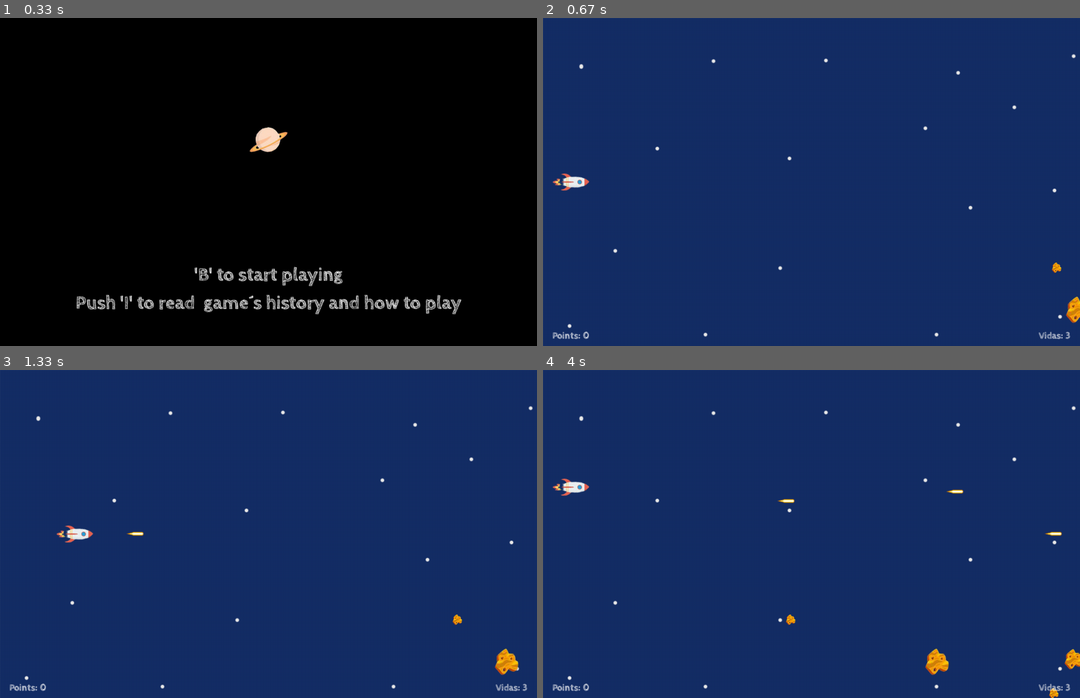
Above: before the commit, frames 1-4 (two rows, left to right).
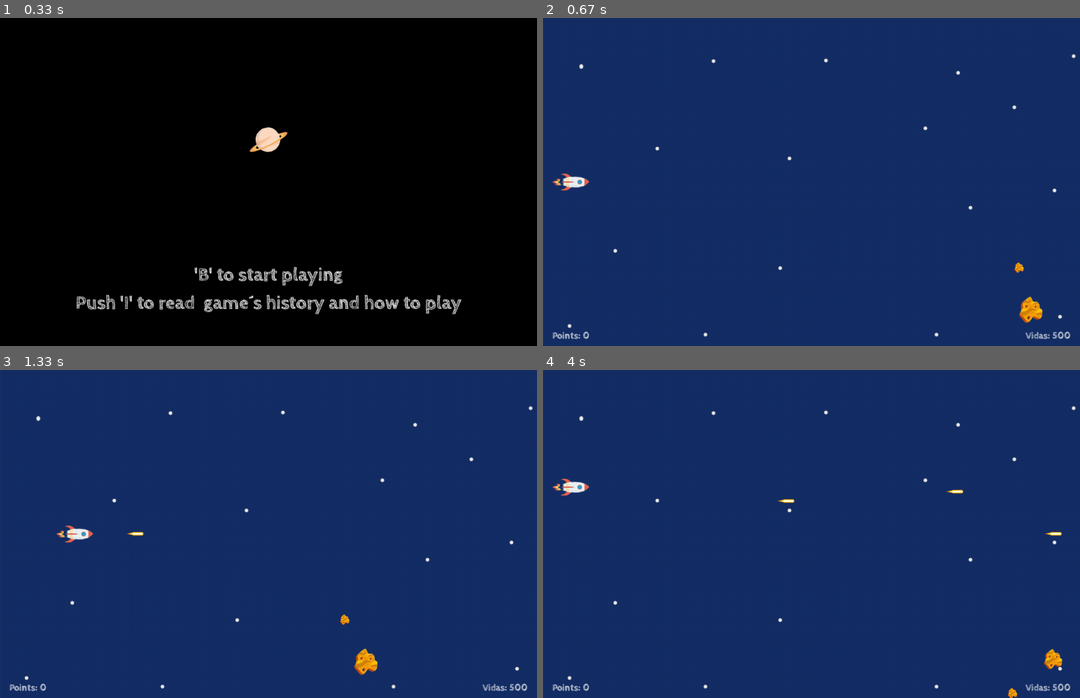
Above: after the commit, the same moments.

Repository: MarkelJM/FinalPygameSpace
Game: pygame game, started from main.py
Two runs of this game, one before a commit and one after it. Both use one fixed random seed, a clock stepped at 60 frames per second and the inputs below.
Inputs:
- Up to frame 1 (0.33 s): no input
- Up to frame 2 (0.67 s): tap B at 0.33 s
- Up to frame 3 (1.33 s): tap Space at 0.67, 1.07 s; hold Right from 1 s (still down)
- Up to frame 4 (4 s): tap Space at 1.37, 1.57, 1.9, 2.2, 2.4, 2.7, 2.97, 3.3, 3.6, 3.73 s; release Right at 1.47 s; hold Up 1.5-1.8 s; hold Right 1.83-2.3 s; hold Left 2.33-2.87 s; hold Down 2.9-3.2 s; hold Left 3.23-3.63 s; hold Up from 3.67 s (still down)

Frame 1 is identical in both runs. In frame 2, 0.6% of the frame differs, in the area x 87-100%, y 74-98%; in frame 3, 0.7%; in frame 4, 0.8%, in the area x 45-100%, y 74-100%.

Commit message:
feat:commit before tutoria 31/08

Diff:
--- a/thequest/__init__.py
+++ b/thequest/__init__.py
@@ -12,7 +12,7 @@
 
 FPS = 30
 
-LIFES = 3
+LIFES = 500
 
 MAIN_TEXT_SIZE = 40
 TEXT_MARGIN = 20
@@ -24,8 +24,8 @@
 
 MAIN_POINTS2 = [[1,2,3],[4,5,7],[8,10,13]]
 MAIN_POINTS = [[1,1,1],[4,4,4],[8,8,8]]
-#SPEED_LIST = [7,13,19]
-SPEED_LIST = [3,3,3]
+SPEED_LIST = [3,7,13]
+#SPEED_LIST = [3,3,3]
 
 ROCK_LIFE_LIST = [4,3,2]
 ROCK_MARGIN_OUT_SCREEN = 500
--- a/thequest/objects.py
+++ b/thequest/objects.py
@@ -2,7 +2,6 @@
 from random import randint
 
 
-
 import pygame as pg
 from pygame.sprite import Sprite
 
@@ -18,14 +17,15 @@
         super().__init__()
 
         self.image = pg.image.load(
-            os.path.join("resources", "images", "plane.png")) #charge image
-
-        self.rect = self.image.get_rect(**kwargs) #get rect V1
-        #self.rect = self.image.get_rect(midleft=(self.x_margin, HEIGHT/2)) #get rect V2
+            os.path.join("resources", "images", "plane.png"))  # charge image
+
+        self.rect = self.image.get_rect(**kwargs)  # get rect V1
+        # self.rect = self.image.get_rect(midleft=(self.x_margin, HEIGHT/2)) #get rect V2
 
     def update(self, status):
 
-        if status == False: #boolean to know if game has control-->while Plane is active(between levels)
+        # boolean to know if game has control-->while Plane is active(between levels)
+        if status == False:
             button = pg.key.get_pressed()
             if button[pg.K_RIGHT]:
                 self.rect.x += self.speed
@@ -44,6 +44,18 @@
                 if self.rect.bottom > HEIGHT:
                     self.rect.bottom = HEIGHT
 
+        if status == True:
+            image_origin_center = self.image.get_rect().center
+            angle = 0
+            for i in range(0, 181, 5):
+                angle = 0 +i
+                self.image_rotated = pg.transform.rotate(self.image, angle)
+                self.image_rotated.get_rect().center = image_origin_center
+            #pg.transform.rotate(self.image, 181)
+            # for angle in range(181):
+            #pg.transform.rotate(self.image, angle)
+
+
 class Rock(Sprite):
     def __init__(self, position_x, position_y):
         super().__init__()
@@ -51,25 +63,26 @@
 
         self.pos_y = position_y
         self.pos_x = position_x
-        self.rect = self.image.get_rect(x=self.pos_x,  y=self.pos_y) #get the rect
-
-        self.rock_speed = self.choose_speed() #the method return a random number to define the speed
+        self.rect = self.image.get_rect(
+            x=self.pos_x,  y=self.pos_y)  # get the rect
+
+        # the method return a random number to define the speed
+        self.rock_speed = self.choose_speed()
         #self.rock_final_life = 2
         rock_life = self.get_lifes()
         self.rock_final_life = rock_life
         self.rock_point = self.get_points()
 
-    def rock_lost_life(self): #after collide with gun will lose a life(currently not working properly)
+    # after collide with gun will lose a life(currently not working properly)
+    def rock_lost_life(self):
         self.rock_final_life = self.rock_final_life - 1
         return self.rock_final_life
-
 
     def get_lifes(self):
         self.rock_life_list = ROCK_LIFE_LIST
         self.hits = self.rock_life_list[self.size_number]
 
         return self.hits
-
 
     def get_points(self):
         points_list = MAIN_POINTS2
@@ -78,20 +91,18 @@
 
         return points
 
-
     def choose_size(self):
         self.rock_list = []
         for i in range(3):
             self.rock_list.append(pg.image.load(
-                    os.path.join("resources", "images", f"rock_yellow{i}.png")))
-
-        self.size_number = randint(0,2)
+                os.path.join("resources", "images", f"rock_yellow{i}.png")))
+
+        self.size_number = randint(0, 2)
 
         self.rock_size = self.rock_list[self.size_number]
         return self.rock_size
 
-
-    def choose_speed(self): #return a random life
+    def choose_speed(self):  # return a random life
         self.list_speed = SPEED_LIST
         self.speed_number = randint(0, 2)
         self.rock_speed = self.list_speed[self.speed_number]
@@ -103,25 +114,30 @@
             self.rect.x -= self.rock_speed
 
         if self.rect.x < 0 or self.rect.x == 0:
-            self.rect.x = 0 - ROCK_MARGIN_OUT_SCREEN #instead of deleted in x = 0 will dispaerr later
+            # instead of deleted in x = 0 will dispaerr later
+            self.rect.x = 0 - ROCK_MARGIN_OUT_SCREEN
+
 
 class Rock_small(Sprite):
     def __init__(self, position_x, position_y):
         super().__init__()
 
         self.image = pg.image.load(os.path.join(
-            "resources", "images", "rock_yellow2.png"))#charge image
+            "resources", "images", "rock_yellow2.png"))  # charge image
         self.pos_y = position_y
         self.pos_x = position_x
-        self.rect = self.image.get_rect(x=self.pos_x,  y=self.pos_y) #get the rect
-
-        self.rock_speed = self.choose_speed() #the method return a random number to define the speed
+        self.rect = self.image.get_rect(
+            x=self.pos_x,  y=self.pos_y)  # get the rect
+
+        # the method return a random number to define the speed
+        self.rock_speed = self.choose_speed()
         self.rock_final_life = 2
         #rock_life = self.get_lifes()
         #self.rock_final_life = rock_life
         #self.rock_point = self.get_points()
 
-    def rock_lost_life(self): #after collide with gun will lose a life(currently not working properly)
+    # after collide with gun will lose a life(currently not working properly)
+    def rock_lost_life(self):
         self.rock_final_life = self.rock_final_life - 1
         return self.rock_final_life
 
@@ -154,7 +170,7 @@
         return self.rock_size
         """
 
-    def choose_speed(self): #return a random life
+    def choose_speed(self):  # return a random life
         self.list_speed = SPEED_LIST
         self.speed_number = randint(0, 2)
         self.rock_speed = self.list_speed[self.speed_number]
@@ -166,9 +182,11 @@
             self.rect.x -= self.rock_speed
 
         if self.rect.x < 0 or self.rect.x == 0:
-            self.rect.x = 0 - ROCK_MARGIN_OUT_SCREEN #instead of deleted in x = 0 will dispaerr later
-
-class Rock_medium(Sprite): #as rock:small
+            # instead of deleted in x = 0 will dispaerr later
+            self.rect.x = 0 - ROCK_MARGIN_OUT_SCREEN
+
+
+class Rock_medium(Sprite):  # as rock:small
     def __init__(self, position_x, position_y):
         super().__init__()
 
@@ -188,8 +206,6 @@
         self.rock_final_life = self.rock_final_life - 1
         return self.rock_final_life
 
-
-
     def choose_speed(self):
         self.list_speed = SPEED_LIST
         self.speed_number = randint(0, 2)
@@ -206,7 +222,7 @@
             self.rect.x = 0 - ROCK_MARGIN_OUT_SCREEN
 
 
-class Rock_large(Sprite):#as rock small
+class Rock_large(Sprite):  # as rock small
     def __init__(self, position_x, position_y):  # , points
         super().__init__()
 
@@ -225,7 +241,6 @@
     def rock_lost_life(self):
         self.rock_final_life = self.rock_final_life - 1
         return self.rock_final_life
-
 
     def choose_speed(self):
         self.list_speed = SPEED_LIST
@@ -251,12 +266,12 @@
             "resources", "fonts", "CabinSketch-Bold.ttf")
         self.tipography = pg.font.Font(font_file, 20)
 
-    def lost_life(self): #after hits lost life for rocks and plane
+    def lost_life(self):  # after hits lost life for rocks and plane
 
         self.lifes -= 1
         return self.lifes
 
-    def no_lifes(self): #not working
+    def no_lifes(self):  # not working
         if self.lifes == 0:
             return True
 
@@ -311,6 +326,7 @@
         pos_x = 20
         pos_y = HEIGHT-text.get_height() - 10
         screen.blit(text, (pos_x, pos_y))
+
     def show_points(self):
         return self.value
 
@@ -326,25 +342,22 @@
             "resources", "images", "planet0.png"))
         self.pos_y = 0
         self.pos_x = WIDTH
-        self.rect = self.image.get_rect(x=self.pos_x,  y=self.pos_y )
-
-
+        self.rect = self.image.get_rect(x=self.pos_x,  y=self.pos_y)
 
     def update_planet1(self, status, player):
         self.player = player
         if status == True:
 
-            if self.rect.x > WIDTH - self.image.get_width(): #planet moves an appear in the screen
+            if self.rect.x > WIDTH - self.image.get_width():  # planet moves an appear in the screen
                 self.rect.x -= self.speed_planet
-
 
             if self.rect.x <= WIDTH - self.image.get_width():
                 self.rect.x = WIDTH - self.image.get_width()
 
-
-            self.player.rect.x += self.speed_planet #takes plane control and it is moved to hit the planet
-
-            if self.player.rect.x >= WIDTH - self.image.get_width()  :
+            # takes plane control and it is moved to hit the planet
+            self.player.rect.x += self.speed_planet
+
+            if self.player.rect.x >= WIDTH - self.image.get_width():
                 self.player.rect.x = WIDTH - self.image.get_width()
             if self.player.rect.y <= HEIGHT/2:
                 self.player.rect.y += self.speed_planet
@@ -377,14 +390,12 @@
             if self.rect.x > WIDTH - self.image.get_width():
                 self.rect.x -= self.speed_planet
 
-
             if self.rect.x <= WIDTH - self.image.get_width():
                 self.rect.x = WIDTH - self.image.get_width()
 
-
             self.player.rect.x += self.speed_planet
 
-            if self.player.rect.x >= WIDTH - self.image.get_width() :
+            if self.player.rect.x >= WIDTH - self.image.get_width():
                 self.player.rect.x = WIDTH - self.image.get_width()
             if self.player.rect.y <= HEIGHT/2:
                 self.player.rect.y += self.speed_planet
@@ -410,10 +421,6 @@
         self.rect = self.image.get_rect(
             x=self.pos_x,  y=self.pos_y)
 
-
-
-
-
     def update_planet3(self, status, player):
         self.player = player
         if status == True:
@@ -421,14 +428,12 @@
             if self.rect.x > WIDTH - self.image.get_width():
                 self.rect.x -= self.speed_planet
 
-
             if self.rect.x <= WIDTH - self.image.get_width():
                 self.rect.x = WIDTH - self.image.get_width()
 
-
             self.player.rect.x += self.speed_planet
 
-            if self.player.rect.x >= WIDTH - self.image.get_width() :
+            if self.player.rect.x >= WIDTH - self.image.get_width():
                 self.player.rect.x = WIDTH - self.image.get_width()
             if self.player.rect.y <= HEIGHT/2:
                 self.player.rect.y += self.speed_planet
@@ -451,12 +456,11 @@
         self.image = pg.image.load(
             os.path.join("resources", "images", "window.png"))
 
-        self.rect = self.image.get_rect(midleft=(self.wn_x_margin, self.wn_y_margin))
+        self.rect = self.image.get_rect(
+            midleft=(self.wn_x_margin, self.wn_y_margin))
 
         font_file = os.path.join("resources", "fonts", "CabinSketch-Bold.ttf")
         self.tipography = pg.font.Font(font_file, 30)
-
-
 
         #self.draw_text(message_completed, message_pos_level)
 
@@ -464,14 +468,11 @@
         #self.text_continue_position = self.wn_height - self.continue_height - 10
         #self.draw_text(text_continue, text_continue_position)
 
-
-        #self.draw_points(points)
-        #self.click_continue()
+        # self.draw_points(points)
+        # self.click_continue()
         print("play")
 
-
     def click_continue(self):
-
 
         pos_x = 80
         pos_y = self.image.get_height() - 350
@@ -481,8 +482,7 @@
         rect = image.get_rect()
         self.screen.blit(image, (pos_x, pos_y))
 
-
-    def draw_text(self,message):
+    def draw_text(self, message):
 
         pos_y = self.wn_y_margin + 30
 
@@ -503,21 +503,21 @@
 
 
 class Game_Over(Sprite):
-    def __init__(self,screen):
+    def __init__(self, screen):
         super().__init__()
         self.screen = screen
-        self.pos_x= 0
+        self.pos_x = 0
         self.pos_y = 0
 
-
-        self.image = pg.image.load(os.path.join("resources", "images", "background3.png"))
+        self.image = pg.image.load(os.path.join(
+            "resources", "images", "background3.png"))
 
         self.rect = self.image.get_rect(x=self.pos_x, y=self.pos_y)
 
         font_file = os.path.join("resources", "fonts", "CabinSketch-Bold.ttf")
         self.tipography = pg.font.Font(font_file, 45)
 
-    def draw_text(self,message, pos_y):
+    def draw_text(self, message, pos_y):
         #message = "GAME OVER"
         #pos_y = 100
 
@@ -527,22 +527,23 @@
 
         self.screen.blit(text, (pos_x, pos_y))
 
+
 class Game_ended(Sprite):
-    def __init__(self,screen):
+    def __init__(self, screen):
         super().__init__()
         self.screen = screen
-        self.pos_x= 0
+        self.pos_x = 0
         self.pos_y = 0
 
-
-        self.image = pg.image.load(os.path.join("resources", "images", "background3.png"))
+        self.image = pg.image.load(os.path.join(
+            "resources", "images", "background3.png"))
 
         self.rect = self.image.get_rect(x=self.pos_x, y=self.pos_y)
 
         font_file = os.path.join("resources", "fonts", "CabinSketch-Bold.ttf")
         self.tipography = pg.font.Font(font_file, 45)
 
-    def draw_text(self,message, pos_y):
+    def draw_text(self, message, pos_y):
         #message = "GAME OVER"
         #pos_y = 100
 
--- a/thequest/records2.py
+++ b/thequest/records2.py
@@ -45,7 +45,8 @@
                 name = self.ask_name()
                 if name != TypeError:
                     # ordena el diccionario segun los values
-                    db_update = sorted(self.moves(), key=operator.itemgetter(1))
+                    db_update = sorted(
+                        self.moves(), key=operator.itemgetter(1))
                     eliminated = db_update.popitem()
 
     def ask_name(self):
@@ -59,20 +60,19 @@
             except:
                 print("Por favor, debe ser más de 3 caracteres y menos de 8 caracteres")
 
-    def insert_data_DB(self, link , name, points):
-        query = f'INSERT INTO HallofFamescore (player, score) VALUES (name={name}, points={points})'
+    def insert_data_DB(self, link, name, points):
+        query = f'INSERT INTO HallofFamescore (player_records, score_records) VALUES (?,?)'
         connection = sqlite3.connect(link)
         path = connection.cursor()
-        path.execute(query)
+        path.execute(query,(name, points) )
         connection.commit()
         connection.close()
 
     def draw_thebest(self, message, pos_y):
-
         """if there is not problem with the message, because of double information
         we don´t need this method
         """
-        #def draw_text(self,message, pos_y):
+        # def draw_text(self,message, pos_y):
         #message = "GAME OVER"
         #pos_y = 100
 
@@ -81,89 +81,3 @@
         pos_x = (WIDTH - width_text) / 2
 
         self.screen.blit(text, (pos_x, pos_y))
-
-
-
-
-"""
-    def get_DB(self):
-        query = 'SELECT * FROM scoreboard ORDER BY score DESC'
-        connection = sqlite3.connect(self.link)
-        path = connection.cursor()
-        path.execute(query)
-
-        self.scores = []
-        column_name = []
-
-        for column in path.description:
-            column_name.append(column[0])
-
-        info = path.fetchall()
-        for dato in info:
-            moves = {}
-            i = 0
-            for name in column_name:
-                moves[name] = dato[i]
-                i += 1
-            self.scores.append(moves)
-
-        connection.close()
-
-        return self.scores
-
-
-
-    def select_best_players(self):
-        query = 'SELECT * FROM HallofFamescore ORDER BY score DESC'
-        connection = sqlite3.connect(DBM_PATH)
-        cur = connection.cursor()
-        cur.execute(query)
-        result = cur.fetchall()
-        for row in result:
-            print(row)
-        connection.close()
-        return result
-
-    def select_min_score(self):
-        query = 'select min(score) from (select score from HallofFamescore ORDER BY score DESC LIMIT 5)'
-        connection = sqlite3.connect(DBM_PATH)
-        cur = connection.cursor()
-        cur.execute(query)
-        score = cur.fetchall()[0][0]
-        if score == None:
-            score = 0
-        connection.close()
-        return score
-
-    def save_or_update_info(self, name, score, level):
-        insert_update = ''
-        name = name.upper()
-        if self.exist_player(name):
-            insert_update = f'UPDATE HallofFamescore SET score={score}, last_level={level} WHERE player=\'{name}\''
-        else:
-            insert_update = f'INSERT INTO HallofFamescore VALUES(\'{name}\',{score},{level})'
-        connection = sqlite3.connect(DBM_PATH)
-        cur = connection.cursor()
-        cur.execute(insert_update)
-        connection.commit()
-        connection.close()
-        self.clear_table()
-
-    def clear_table(self):
-        delete = 'DELETE FROM scoreboard where score not BETWEEN (select min(score)from (select score from scoreboard ORDER BY score DESC LIMIT 5)) and (select max(score)from (select score from scoreboard ORDER BY score DESC LIMIT 5))'
-        connection = sqlite3.connect(DBM_PATH)
-        cur = connection.cursor()
-        cur.execute(delete)
-        connection.commit()
-        connection.close()
-
-    def exist_player(self, name):
-        connection = sqlite3.connect(DBM_PATH)
-        cur = connection.cursor()
-        query = f'SELECT COUNT(*) FROM scoreboard WHERE player=\'{name}\''
-        cur.execute(query)
-        count = cur.fetchall()[0][0]
-        connection.close()
-        return count > 0
-
-"""
--- a/thequest/scenes.py
+++ b/thequest/scenes.py
@@ -10,6 +10,7 @@
 from .objects import Rock, Bullet, Game_ended, Game_Over, Window, Level_1, Level_2, Level_3, LifesCounting, Plane, Points, Rock_large, Rock_medium, Rock_small
 from .records2 import DBManager
 BBDD = 'data/DBscore.db'
+
 
 class Scenes:
     def __init__(self, screen: pg.Surface):
@@ -237,7 +238,7 @@
         self.create_leve_rock = True
         self.remove_life = 3  # three lifes
 
-        self.database =  DBManager(BBDD)
+        self.database = DBManager(BBDD)
 
     def play(self):
         self.exit = False  # loop breaker variable
@@ -428,7 +429,10 @@
                 self.HoF_message = "Pulsa 'W' para ir a Inicio"
                 self.game_end.draw_text(self.HoF_message, HEIGHT - 100)
                 name_player = self.database.ask_name()
-                self.database.insert_data_DB(BBDD, name_player, self.pointer.show_points())
+                puntos = self.pointer.show_points()
+                print(puntos)
+                self.database.insert_data_DB(
+                    BBDD, name_player, self.pointer.show_points())
 
                 pg.mixer.music.pause()
 
@@ -502,9 +506,7 @@
 
             print("level 3")
         else:
-            """if it is not in level is because thanks to time controller, like gap, limit and pauses
-            means that planet are in movement, plane control activated etc and window pop up is shown
-            """
+
            # print("niveles")
             self.create_leve_rock = False
 
@@ -526,9 +528,7 @@
                     self.level3_active = True
                 if self.level1_active:
                     #self.levels.update_planet1(self.activate_level_control, self.player)
-                    """
-                    rect de planeta da error comprobar
-                    """
+
 
                     self.plane_in_planet1 = pg.sprite.spritecollide(
                         self.player, self.planet_group, False)
@@ -666,6 +666,7 @@
         self.sub_message_pos = self.message_pos + MAIN_TEXT_SIZE + TEXT_MARGIN
         self.database = DBManager(BBDD)
         self.db_list = self.database.get_DB()
+
     def play(self):
         exit = False
 
@@ -674,7 +675,6 @@
                 if event.type == pg.KEYDOWN and event.key == pg.K_q:
                     exit = True
 
-
                     # go to information scene
                 if event.type == pg.QUIT:
                     pg.quit()
@@ -685,8 +685,16 @@
             self.draw_text(self.sub_message, self.sub_message_pos)
 
             i = 0
+            text_pos_y =0.3 * HEIGHT
             for key, value in self.db_list.items():
-                key
+                record_message = f"nombre={key}:puntos={value}"
+                self.database.draw_thebest(record_message, text_pos_y)
+                i += 1
+                text_pos_y += 50
+                if i == 5:
+                    break
+
+
 
 
             """
@@ -712,17 +720,10 @@
                 pg.display.flip()
             """
 
-
-
             #self.congratulation_text = "¡FELICIDADES, JUEGO TERMINADO!"
             #self.game_end.draw_text(self.congratulation_text, 300)
 
-
-
             pg.display.flip()
-
-
-
 
     def draw_text(self, text_input, sum_pos_y):
 
Binary file changed: data/DBscore.db
